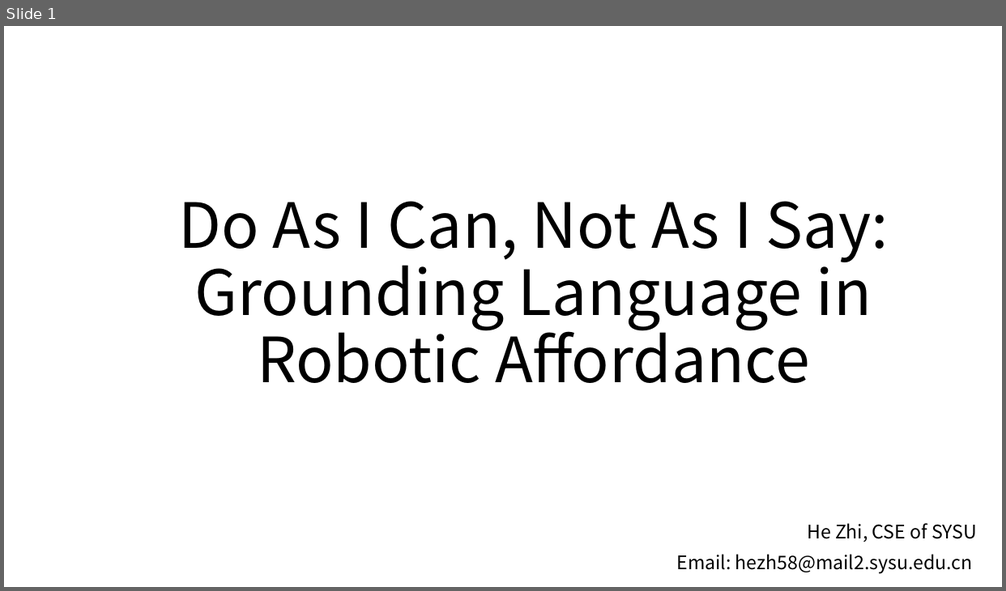
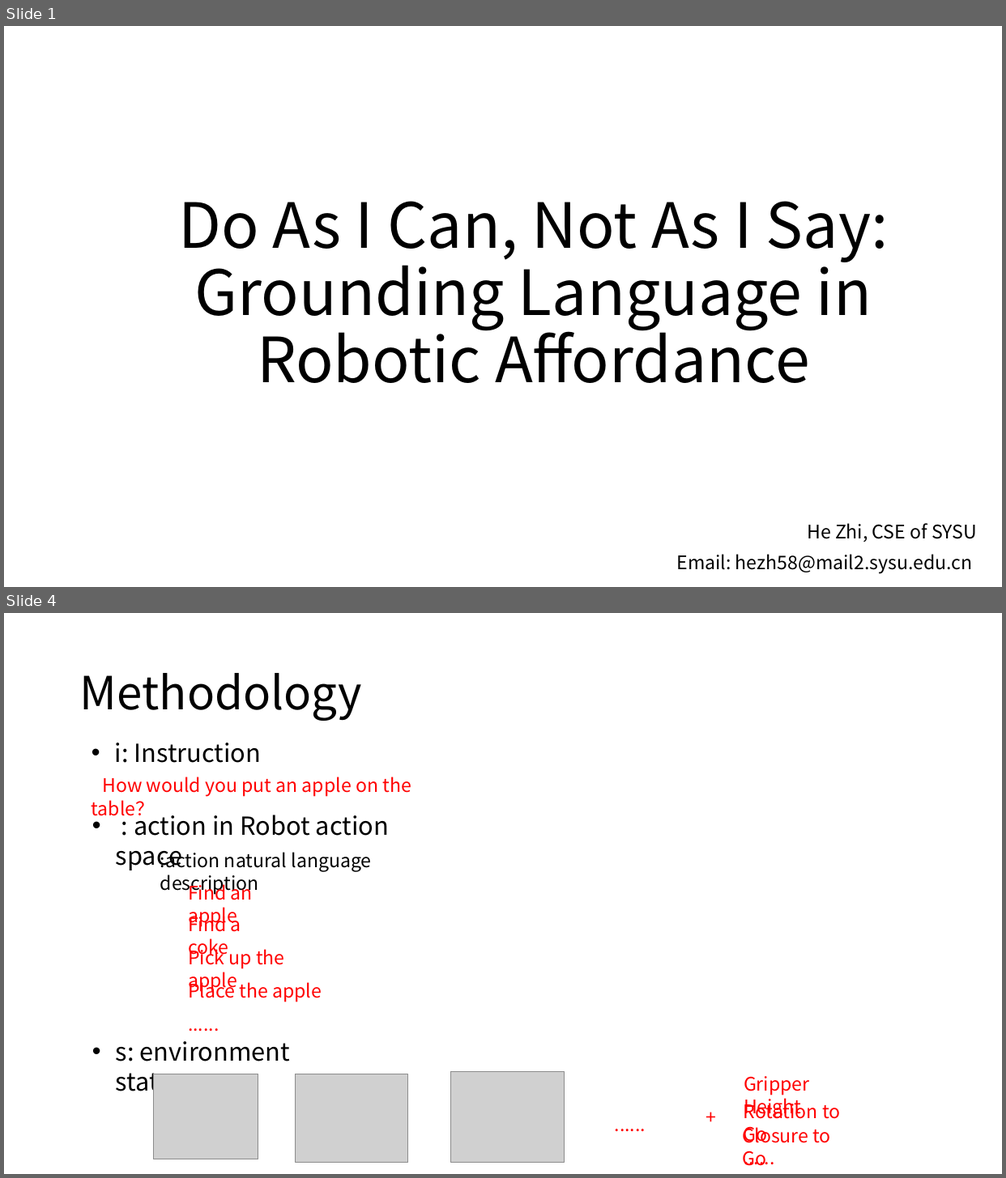
Before and after one commit to kevinva/paperReport, a slide deck: presentation/hoho_SayCan.pptx. Shown one above the other, each under a label of ours: slide 1 before the commit, slides 1 and 4 after it; the slides between them are not shown. The pictures are 1006x591 and 1006x1178 pixels, drawn with LibreOffice and Linux fonts; fonts in the diff are those of the drawing; grey boxes stand for pictures; background and template pictures are left out. Boxes give left, top, right and bottom in pixels: in the first picture for what was removed or moved away, otherwise in the second. Text is boxed around its words. In the diff, an @@ line names an element or a change of style, - is before the commit and + after.

```diff
--- a/presentation/hoho_SayCan.pptx
+++ b/presentation/hoho_SayCan.pptx
@@ slide 4 added at bbox=[4, 613, 1002, 1174], background #FFFFFF @@
@@ title added at bbox=[80, 673, 362, 721], 44 pt, text #000000 @@
+Methodology
@@ text added at bbox=[103, 743, 411, 796], 18 pt, text #FF0000 @@
+• i: Instruction
+How would you put an apple on the table？
@@ text added at bbox=[116, 810, 389, 871], 24 pt, text #000000 @@
+• : action in Robot action space
@@ text added at bbox=[160, 851, 371, 895], 18 pt, text #000000 @@
+:action natural language description
@@ text added at bbox=[188, 881, 253, 927], 18 pt, text #FF0000 @@
+Find an apple
@@ text added at bbox=[188, 913, 241, 958], 18 pt, text #FF0000 @@
+Find a coke
@@ text added at bbox=[188, 946, 285, 991], 18 pt, text #FF0000 @@
+Pick up the apple
@@ text added at bbox=[188, 979, 322, 1003], 18 pt, text #FF0000 @@
+Place the apple
@@ text added at bbox=[181, 1009, 252, 1039], 18 pt, text #FF0000 @@
+......
@@ text added at bbox=[116, 1041, 290, 1098], 24 pt, text #000000 @@
+• s: environment state
@@ picture added at bbox=[153, 1074, 258, 1160] @@
@@ picture added at bbox=[296, 1074, 407, 1162] @@
@@ picture added at bbox=[451, 1072, 564, 1162] @@
@@ text added at bbox=[744, 1076, 810, 1118], 18 pt, text #FF0000 @@
+Gripper Height
@@ text added at bbox=[607, 1110, 679, 1140], 18 pt, text #FF0000 @@
+......
@@ text added at bbox=[699, 1102, 736, 1131], 18 pt, text #FF0000 @@
++
@@ text added at bbox=[744, 1100, 818, 1144], 18 pt, text #FF0000 @@
+Rotation to Go
@@ text added at bbox=[736, 1143, 808, 1173], 18 pt, text #FF0000 @@
+......
@@ text added at bbox=[743, 1127, 831, 1166], 18 pt, text #FF0000 @@
+Closure to Go
```
Also in this commit, not shown: 14 other slides added.
